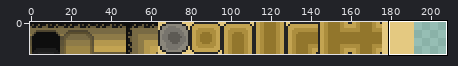
Edited in one commit: sprite sheet (assets/tilesets/default_tileset.png). The first picture is a wide view before the edit; the outline marks the close-up.
Close-up. As it was:
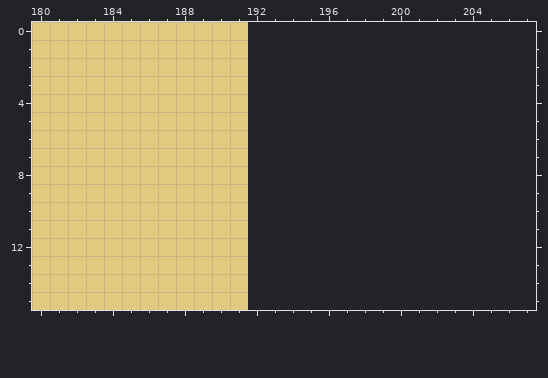
The file is 192x16 pixels. Colours within 5 levels of each other are drawn and written as one. Shown: x 180..207, y 0..15. The old version is drawn lined up with the new one, on the new canvas.
New version:
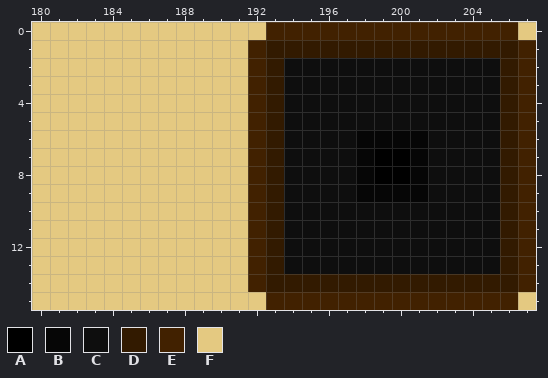
Palette (. is transparent): A #000000  B #060606  C #0e0e0e  D #321a00  E #412100  F #e4c981
The edit:
canvas 192x16 -> 208x16
y 0: x 192..207 ................ -> FEEEEEEEEEEEEEEF
y 1: x 192..207 ................ -> EDDDDDDDDDDDDDDE
y 2..5: x 192..207 ................ -> EDCCCCCCCCCCCCDE
y 6: x 192..207 ................ -> EDCCCCBBBBCCCCDE
y 7..8: x 192..207 ................ -> EDCCCCBAABCCCCDE
y 9: x 192..207 ................ -> EDCCCCBBBBCCCCDE
y 10..13: x 192..207 ................ -> EDCCCCCCCCCCCCDE
y 14: x 192..207 ................ -> EDDDDDDDDDDDDDDE
y 15: x 192..207 ................ -> FEEEEEEEEEEEEEEF
Where, in picture pixels (left, top, right, bottom), the same in both close-ups:
added: (248, 22, 536, 310)
